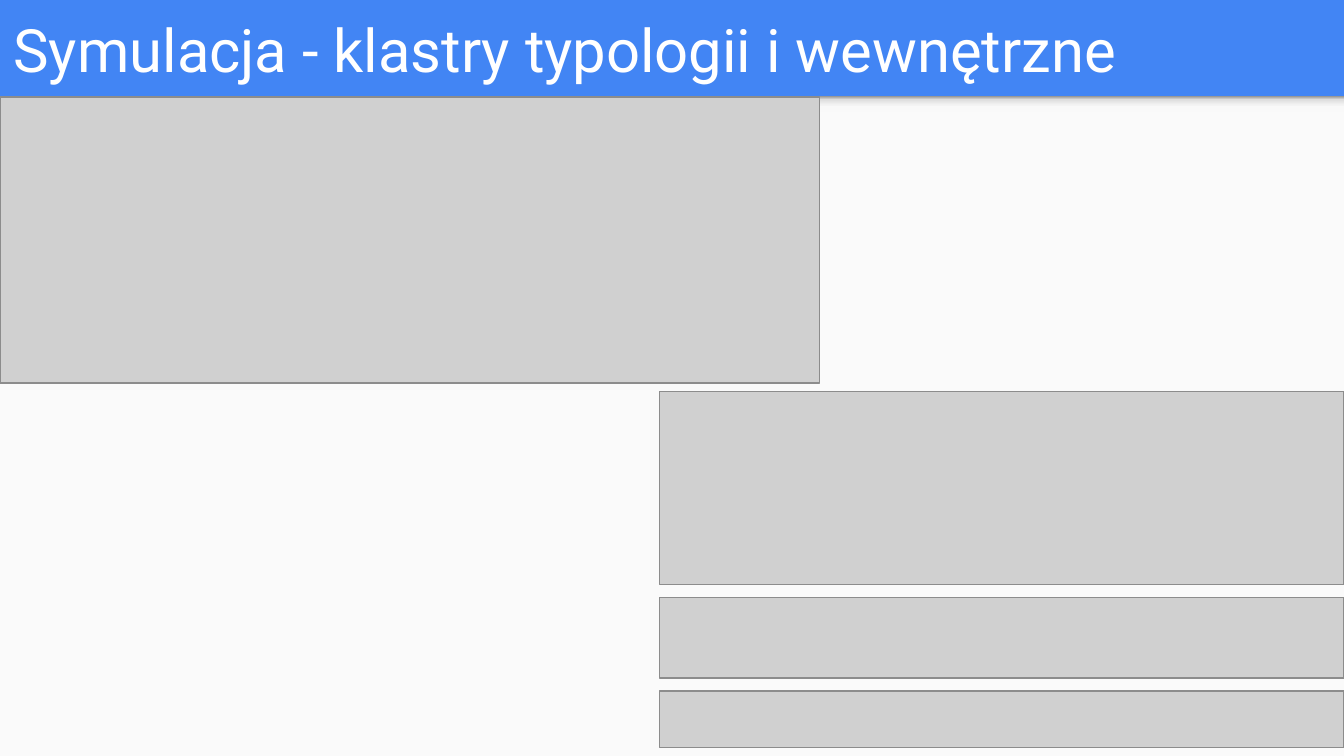
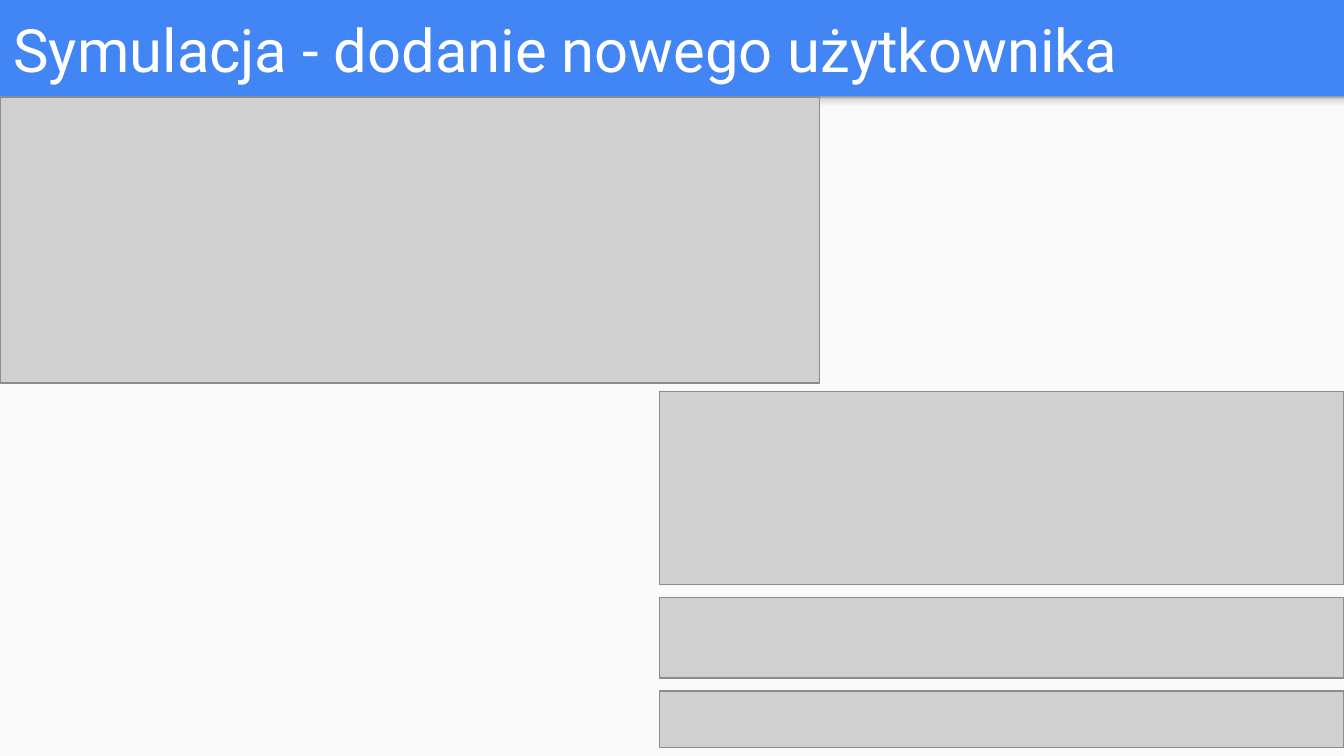
Before and after one commit to inferjus/Zaawansowana-Eksploracja-Danych---Laboratorium, a slide deck: slide 17 of Zaawansowana Eksploracja Danych - Laboratorium/Prezentacja/Personalized Clustering for Emotion Recognition Improvement - Laboratoria.pptx. Drawn at 1344x756 pixels with LibreOffice and Linux fonts; fonts in the diff are those of the drawing; grey boxes stand for pictures. Boxes give left, top, right and bottom in pixels: in the first picture for what was removed or moved away, otherwise in the second. Text is boxed around its words. In the diff, an @@ line names an element or a change of style, - is before the commit and + after.

```diff
--- a/Zaawansowana Eksploracja Danych - Laboratorium/Prezentacja/Personalized Clustering for Emotion Recognition Improvement - Laboratoria.pptx
+++ b/Zaawansowana Eksploracja Danych - Laboratorium/Prezentacja/Personalized Clustering for Emotion Recognition Improvement - Laboratoria.pptx
@@ title at box(13, 27, 1118, 85): text changed @@
-Symulacja - klastry typologii i wewnętrzne
+Symulacja - dodanie nowego użytkownika
```
Also in this commit, not shown: 2 other files.
